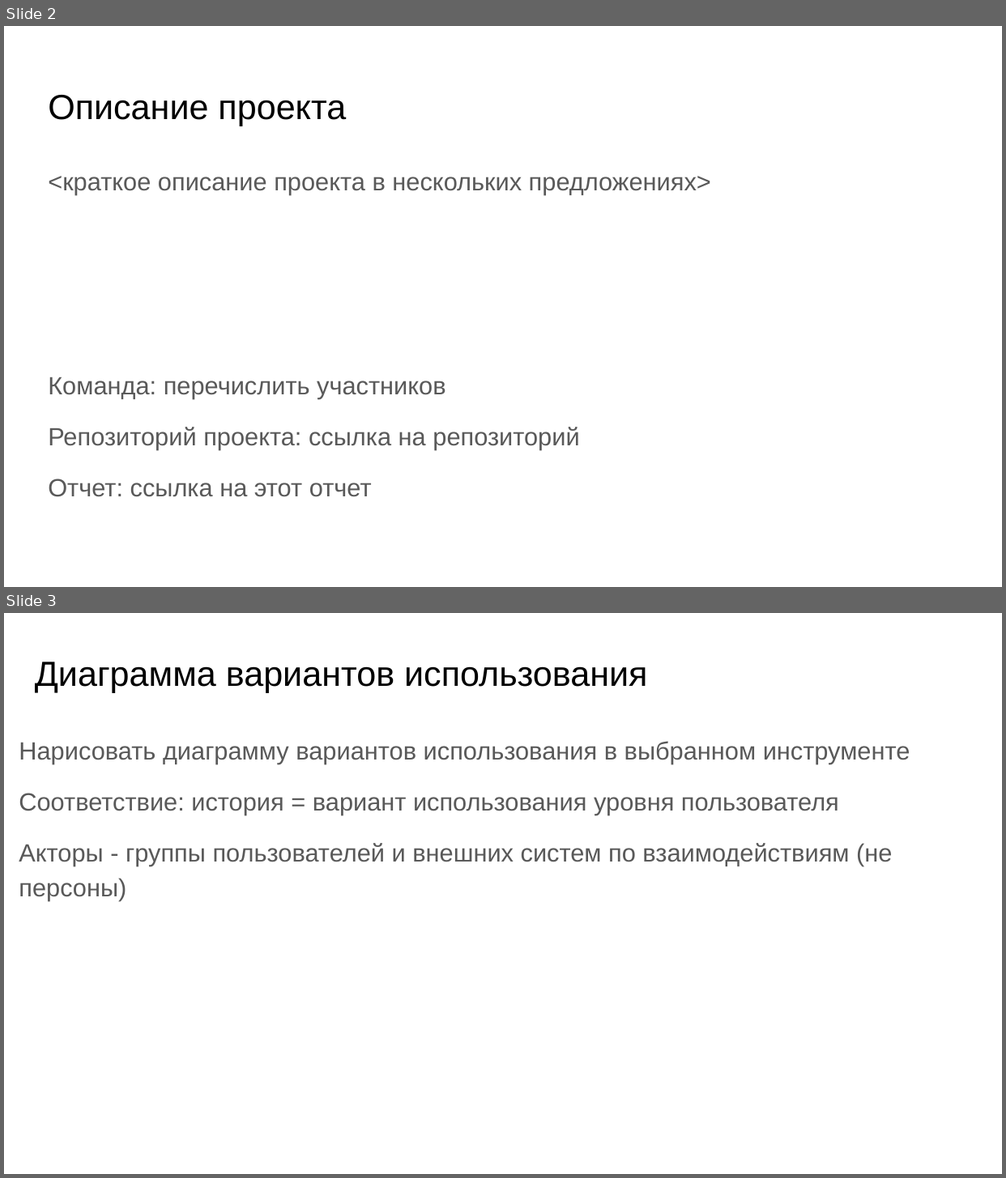
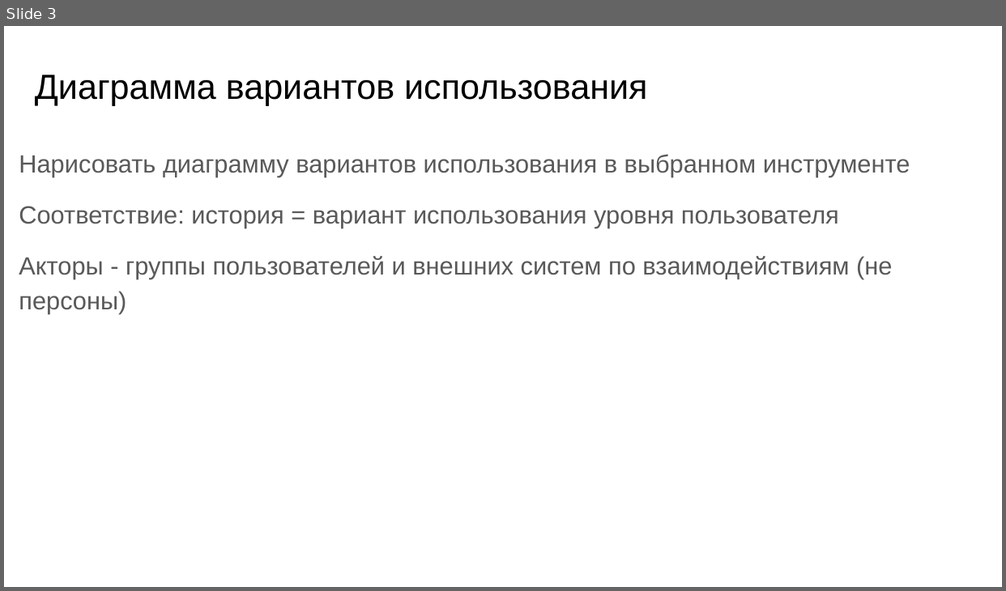
Before and after one commit to Renki-mipt/Software-Systems-Design, a slide deck: Task5/Дз5.pptx. Shown one above the other, each under a label of ours: slides 2 and 3 before the commit, slide 3 after it. The pictures are 1006x1178 and 1006x591 pixels, drawn with LibreOffice and Linux fonts; fonts in the diff are those of the drawing. Boxes give left, top, right and bottom in pixels: in the first picture for what was removed or moved away, otherwise in the second. Text is boxed around its words. In the diff, an @@ line names an element or a change of style, - is before the commit and + after.

```diff
--- a/Task5/Дз5.pptx
+++ b/Task5/Дз5.pptx
@@ slide 2 removed at [4, 26, 1002, 587], background #FFFFFF @@
@@ title removed at [48, 95, 346, 126] @@
-Описание проекта
@@ text removed at [48, 176, 711, 497] @@
-<краткое описание проекта в нескольких предложениях>
-Команда: перечислить участников
-Репозиторий проекта: ссылка на репозиторий
-Отчет: ссылка на этот отчет
```
Also in this commit, not shown: 1 slide changed, 1 slide added, 1 other file.
